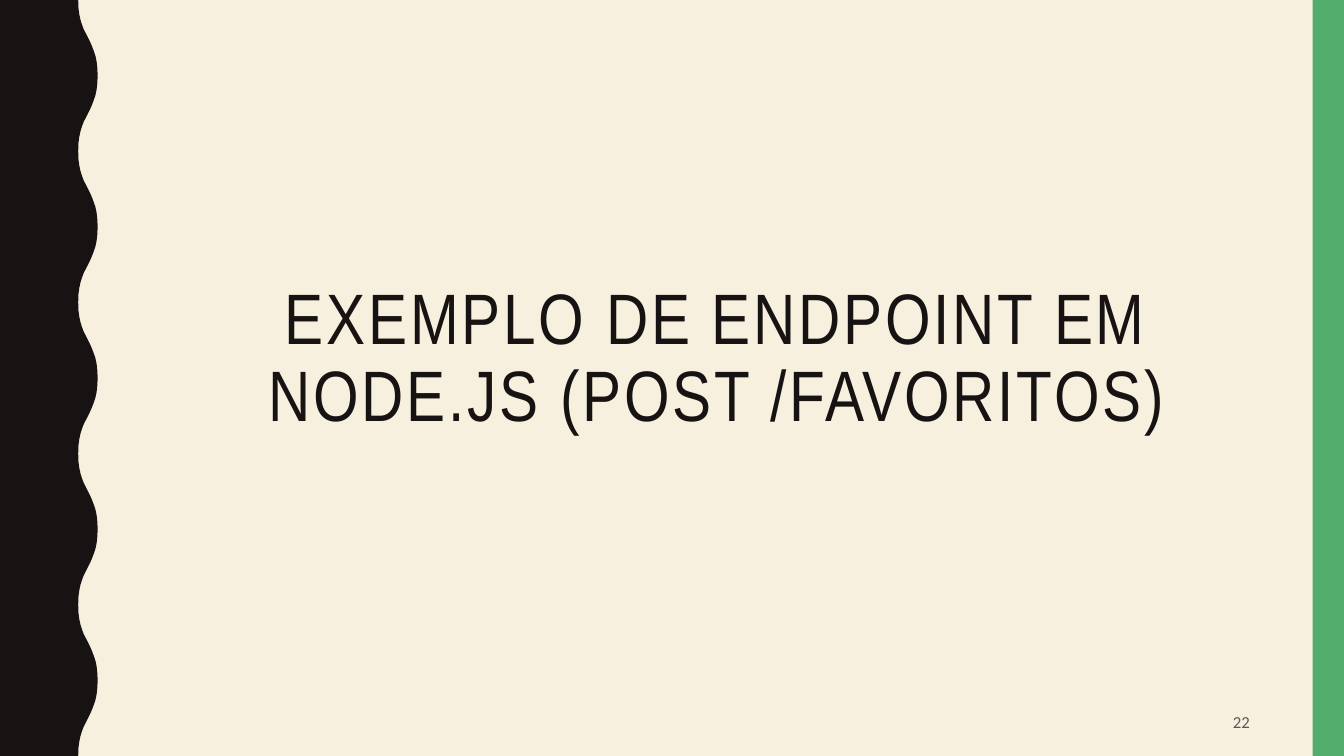
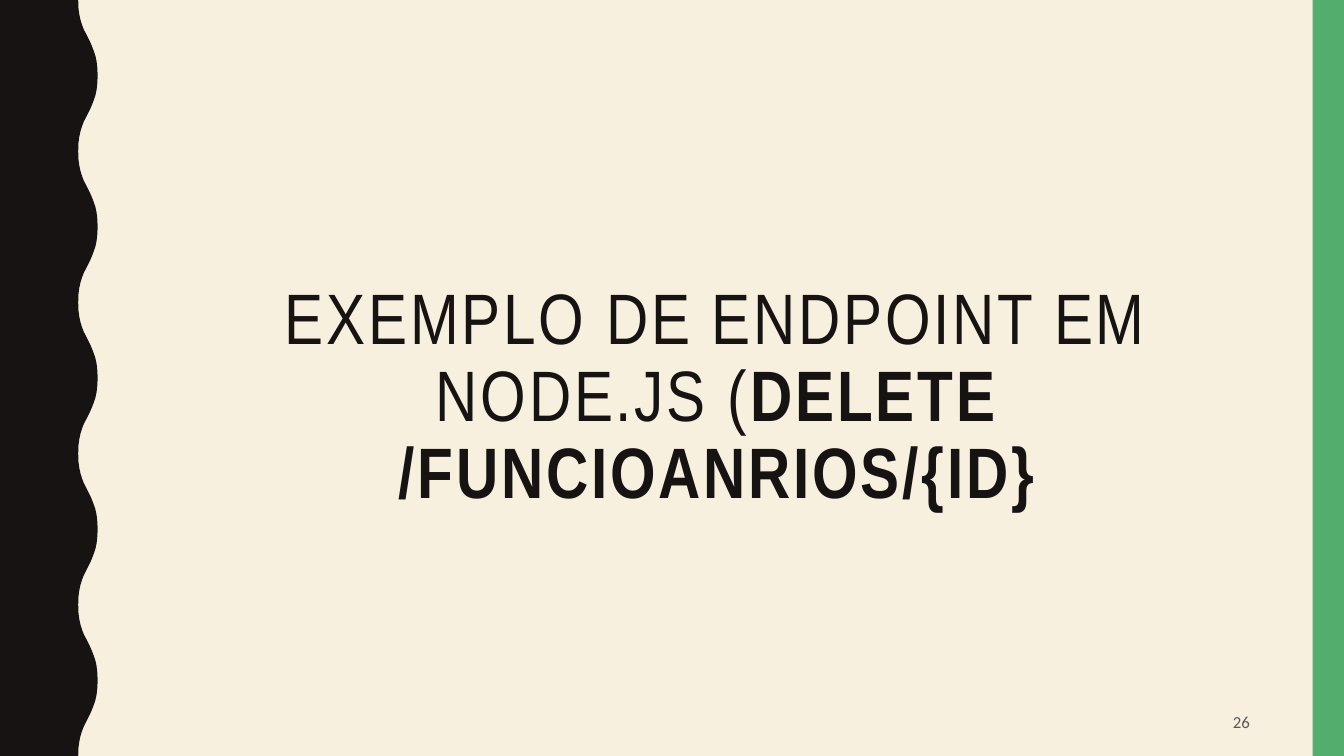
Before and after one commit to inf25dw1g31/M2, a slide deck: slide 26 of presentation/Car4Me.pptx (slide 22 before the commit). Drawn at 1344x756 pixels with LibreOffice and Linux fonts; fonts in the diff are those of the drawing. Boxes give left, top, right and bottom in pixels: in the first picture for what was removed or moved away, otherwise in the second. Text is boxed around its words. In the diff, an @@ line names an element or a change of style, - is before the commit and + after.

```diff
--- a/presentation/Car4Me.pptx
+++ b/presentation/Car4Me.pptx
@@ title at (285, 294, 1145, 512): text changed @@
-EXEMPLO DE ENDPOINT EM NODE.JS (POST /FAVORITOS)
+EXEMPLO DE ENDPOINT EM NODE.JS (DELETE /FUNCIOANRIOS/{ID}
@@ page number at (1233, 716, 1250, 728): text changed @@
-22
+26
```
Also in this commit, not shown: 4 other slides changed, 4 slides added, 2 slides removed.
